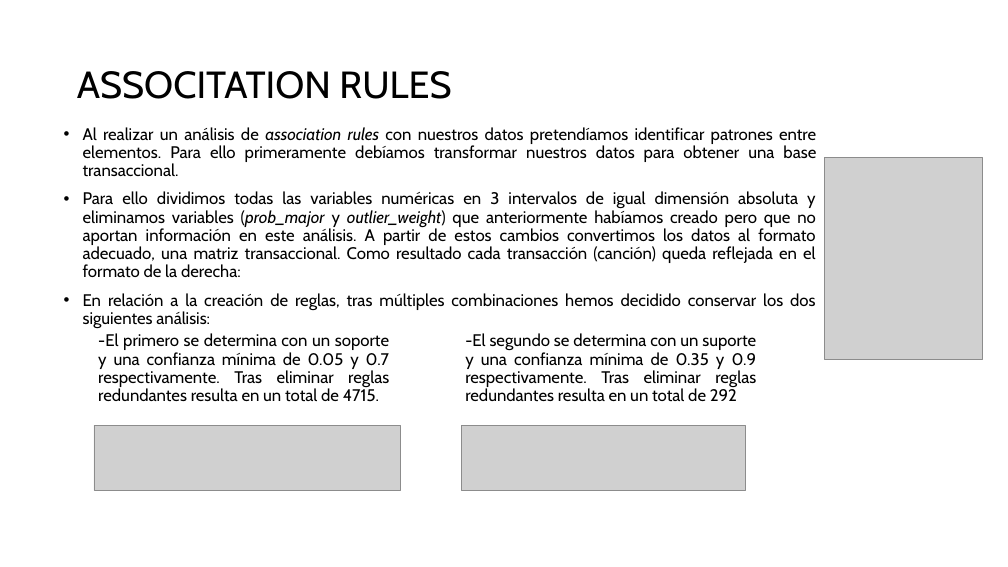
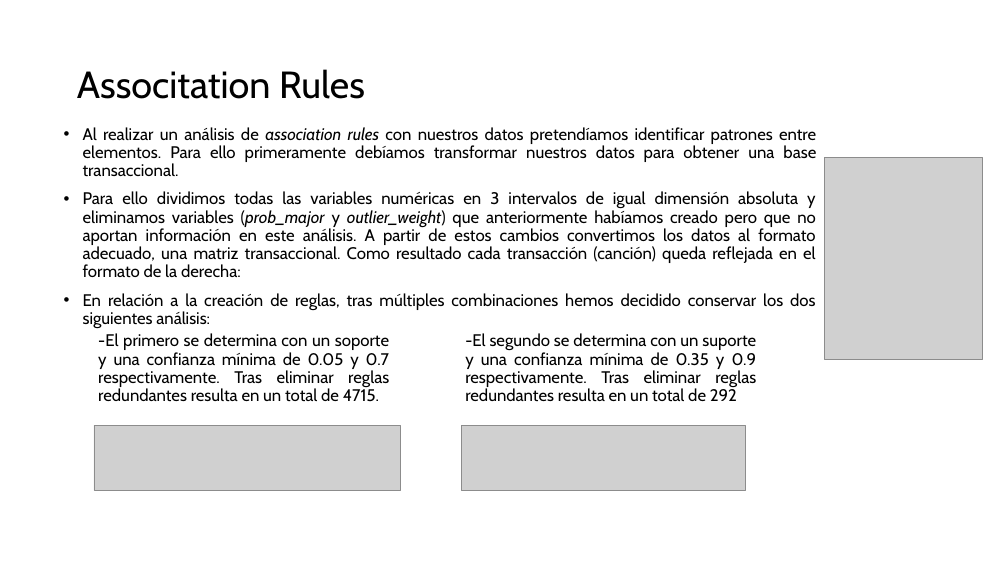
Before and after one commit to benet1one/Mineria, a slide deck: slide 11 of Report_definitivo.pptx. Drawn at 1008x567 pixels with LibreOffice and Linux fonts; fonts in the diff are those of the drawing; grey boxes stand for pictures. Boxes give left, top, right and bottom in pixels: in the first picture for what was removed or moved away, otherwise in the second. Text is boxed around its words. In the diff, an @@ line names an element or a change of style, - is before the commit and + after.

```diff
--- a/Report_definitivo.pptx
+++ b/Report_definitivo.pptx
@@ title at [77,69,365,99]: text changed @@
-ASSOCITATION RULES
+Associtation Rules
```
Also in this commit, not shown: 6 other slides changed.
